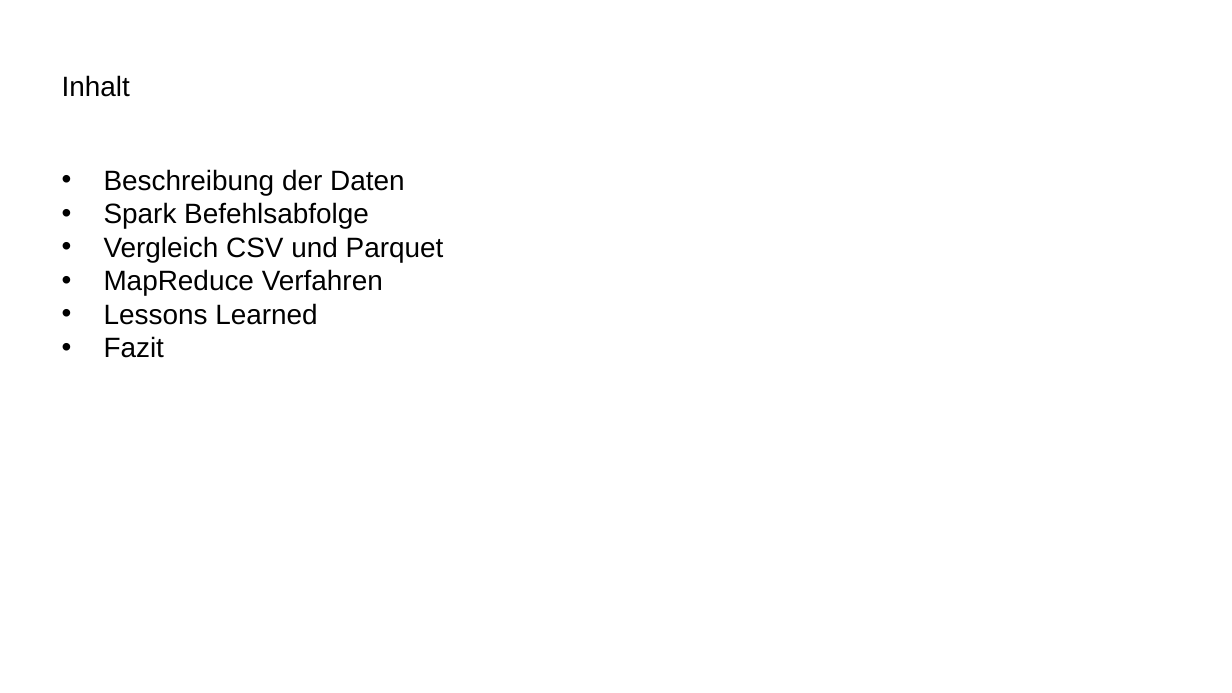
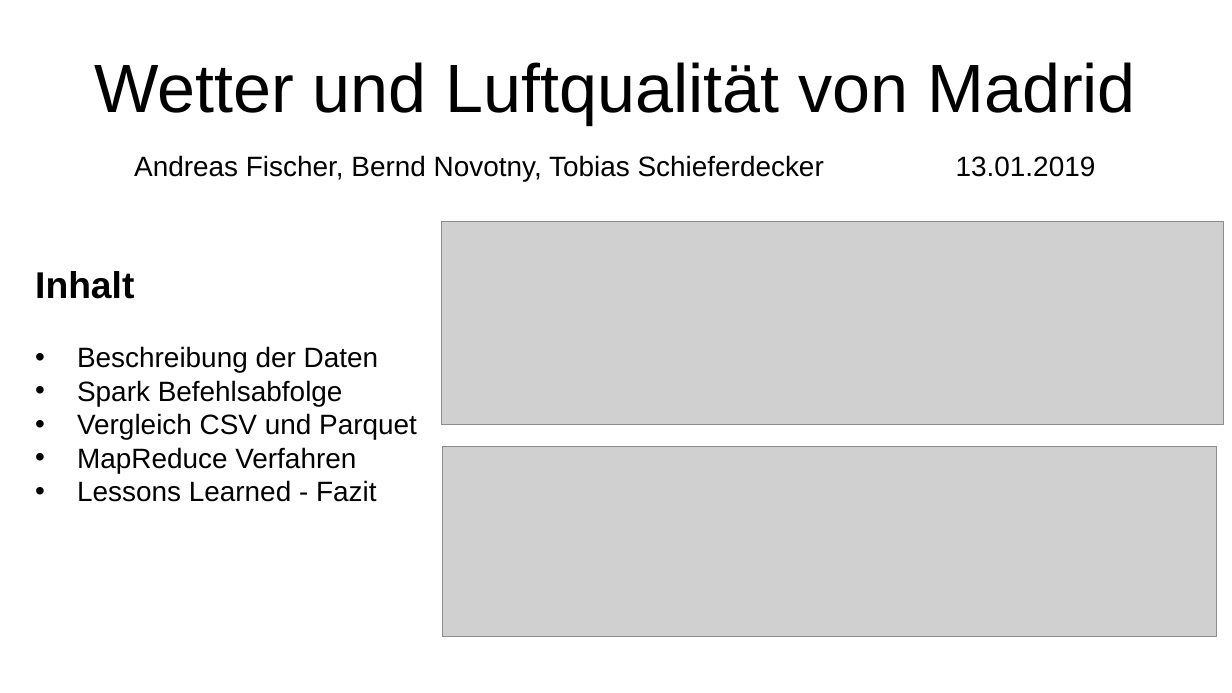
Before and after one commit to TSchiefer/IE_BigData_Project, a slide deck: slide 1 of IE_BigData_Madrid.pptx (slide 2 before the commit). Drawn at 1232x693 pixels with LibreOffice and Linux fonts; fonts in the diff are those of the drawing; grey boxes stand for pictures. Boxes give left, top, right and bottom in pixels: in the first picture for what was removed or moved away, otherwise in the second. Text is boxed around its words. In the diff, an @@ line names an element or a change of style, - is before the commit and + after.

```diff
--- a/IE_BigData_Madrid.pptx
+++ b/IE_BigData_Madrid.pptx
@@ text at (x1=94, y1=62, x2=1136, y2=125): text changed; size 18 to 44 pt @@
-Inhalt
+Wetter und Luftqualität von Madrid
@@ text added at (x1=134, y1=155, x2=1096, y2=181), 18 pt, text #000000 @@
+Andreas Fischer, Bernd Novotny, Tobias Schieferdecker 13.01.2019
@@ picture added at (x1=442, y1=221, x2=1223, y2=424) @@
@@ text "Inhalt" moved from (x1=104, y1=169, x2=444, y2=358) to (x1=35, y1=271, x2=417, y2=502) @@
@@ text at (x1=35, y1=271, x2=134, y2=299): paragraph added @@
+Inhalt
@@ picture added at (x1=443, y1=447, x2=1217, y2=637) @@
@@ text at (x1=77, y1=480, x2=376, y2=502): text changed @@
-• Lessons Learned
-• Fazit
+• Lessons Learned - Fazit
```
Also in this commit, not shown: 2 other slides changed, 7 slides added, 4 slides removed.
